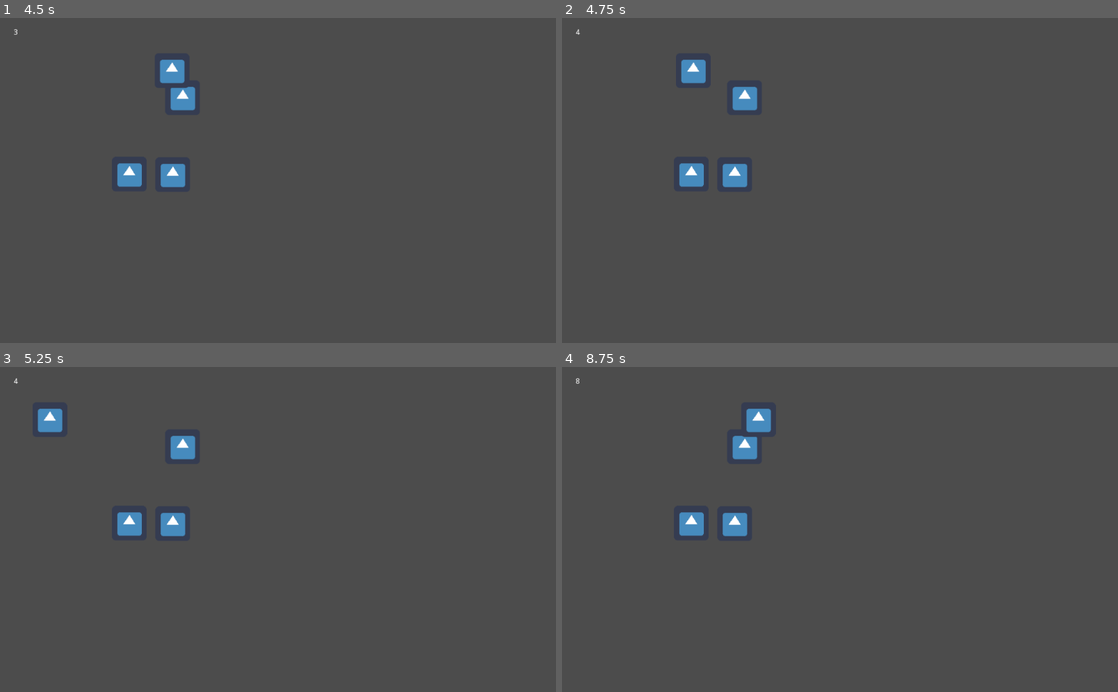
Above: before the commit, frames 1-4 (two rows, left to right).
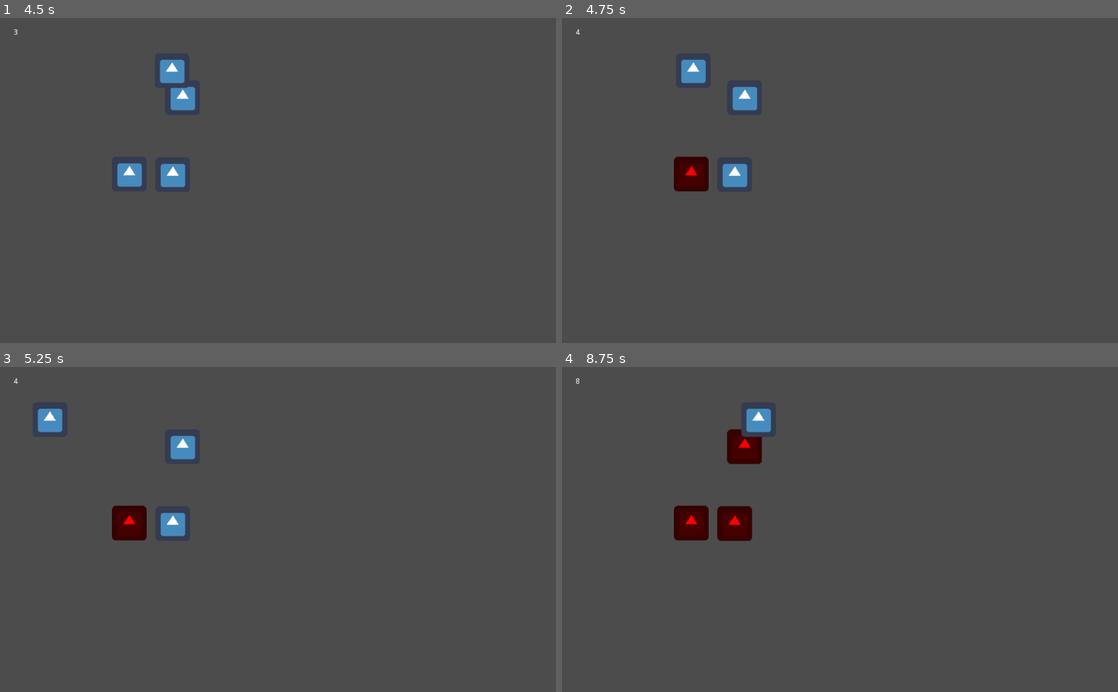
Above: after the commit, the same moments.

Repository: TheSpaceManSplatt/Game_Jam
Game: Godot game, scene res://MENUS/main menu.tscn
Two runs of this game, one before a commit and one after it. Both use one fixed random seed, a clock stepped at 60 frames per second and the inputs below. The engine's default icon, where the game draws it, is replaced by a stand-in: a white triangle on a blue panel in a dark square.
Inputs (mouse positions are in pixels of both pictures, inside the frame that each line leads up to):
- Up to frame 1 (4.5 s): click (278, 60) at 0.5 s; tap Enter at 1.25 s; move the mouse to (66, 167) at 1.27 s; hold Right (steer_right) 1.28-2.03 s; tap Space (enter_car) at 1.35, 2.1, 2.85, 3.6, 4.25, 4.35 s; move the mouse to (166, 196) at 2.02 s; hold Down (drive_backward) 2.03-2.78 s; move the mouse to (333, 109) at 2.77 s; hold Right (steer_right) 2.78-3.53 s; move the mouse to (250, 245) at 3.52 s; hold Up (drive_forward) 3.53-4.28 s; move the mouse to (444, 229) at 4.27 s; hold Left (steer_left) from 4.28 s (still down)
- Up to frame 2 (4.75 s): keep holding Left (steer_left)
- Up to frame 3 (5.25 s): keep holding Left (steer_left); move the mouse to (111, 480) at 5.02 s; tap Space (enter_car) at 5.1 s
- Up to frame 4 (8.75 s): move the mouse to (867, 529) at 5.77 s; release Left (steer_left) at 5.78 s; hold Down (drive_backward) 5.78-6.53 s; tap Space (enter_car) every 0.75 s from 5.85 to 8.1 s; tap Enter at 6.5 s; move the mouse to (756, 448) at 6.52 s; hold Right (steer_right) 6.53-7.28 s; move the mouse to (962, 513) at 7.27 s; hold Up (drive_forward) 7.28-8.03 s; move the mouse to (728, 545) at 8.02 s; hold Right (steer_right) from 8.03 s (still down)

Frame 1 is identical in both runs. In frame 2, 0.7% of the frame differs, in the area x 20-27%, y 42-54%; in frame 3, 0.7%; in frame 4, 1.9%, in the area x 20-36%, y 19-54%.

Commit message:
can now remove cars when requestd

Diff:
--- a/Everything Else/KinematicBody2D.gd
+++ b/Everything Else/KinematicBody2D.gd
@@ -1,6 +1,7 @@
 extends KinematicBody2D
 onready var VALLET = preload("res://Everything Else/Valet.tscn")
 onready var info = "Id 10000"
+onready var called_for = false
 onready var occupied = "Not"
 onready var leavable = false
 const MOVE_SPEED = 600
@@ -8,6 +9,8 @@
 func _physics_process(delta):
 	if( occupied == "Player"):
 		movement( delta )
+	if( called_for ):
+		$Sprite.modulate = Color(1,0,0)
 
 func movement( delta ):
 	var move_vec = Vector2()
@@ -44,9 +47,14 @@
 func _set_car_info( data ):
 	info = data
 
-#global data
 func _get_car_occupied():
 	return occupied
 
 func _set_car_occupied( data ):
 	occupied = data
+
+func _get_car_called_for():
+	return called_for
+
+func _set_car_called_for( data ):
+	called_for = data
--- a/Everything Else/World.gd
+++ b/Everything Else/World.gd
@@ -30,12 +30,13 @@
 
 	if( add_car > 5 ):
 		#@todo link to car_area
-		print("make new car")
+		#print("make new car")
+		pass
 	if( remove_car > 5 ):
 		#@todo link to car_area
-		print("remove car")
+		#print("remove car")
 		car_list = get_car_list()
-		print( car_list[randi() % car_list.size()] )
+		car_list[randi() % car_list.size()]._set_car_called_for(true)
 	pass
 
 
--- a/Everything Else/World.tscn
+++ b/Everything Else/World.tscn
@@ -13,7 +13,7 @@
 position = Vector2( 37.4673, 34.4352 )
 
 [node name="car_area" parent="." instance=ExtResource( 4 )]
-position = Vector2( 123.668, 273.423 )
+position = Vector2( 85.0861, 455.187 )
 
 [node name="Control" parent="." instance=ExtResource( 6 )]
 
--- a/Everything Else/car_area.gd
+++ b/Everything Else/car_area.gd
@@ -21,10 +21,9 @@
 		timer = 0
 		for body in bodies:
 			#let the hit the floor
-			if( body.get_name() == "Car"):
-				print( body._get_car_info() )
-			else:
-				print( body.get_name() )
+			if( "Car" in body.get_name() ):
+				if( body._get_car_called_for() and body._get_car_occupied() == "Not" ):
+					body.get_parent().remove_child(body)
 	return
 
 
--- a/Everything Else/car_area.tscn
+++ b/Everything Else/car_area.tscn
@@ -3,10 +3,10 @@
 [ext_resource path="res://Everything Else/car_area.gd" type="Script" id=1]
 
 [sub_resource type="RectangleShape2D" id=1]
-extents = Vector2( 0.272943, 0.55966 )
+extents = Vector2( 0.835964, 1.43757 )
 
 [node name="car_area" type="Node2D"]
-position = Vector2( 131.811, 470.338 )
+position = Vector2( 84.6554, 454.048 )
 script = ExtResource( 1 )
 __meta__ = {
 "_edit_group_": true
